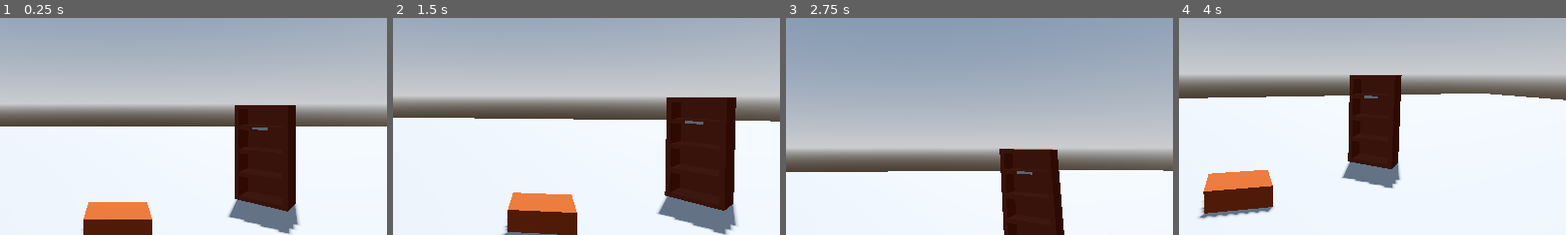
Above: before the commit, frames 1-4 (left to right).
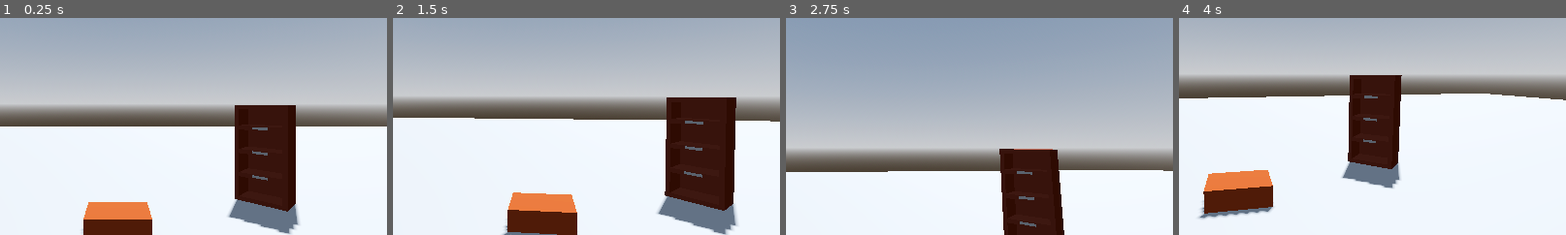
Above: after the commit, the same moments.

Repository: AJaxx86/make-anything-jam-26
Game: Godot game, scene res://world.tscn
Two runs of this game, one before a commit and one after it. Both use one fixed random seed, a clock stepped at 60 frames per second and the inputs below. The project has no main scene, so this scene is started directly.
Inputs (mouse positions are % of the whole screen's width and height, from its top left):
- Up to frame 1 (0.25 s): no input
- Up to frame 2 (1.5 s): tap Enter at 0.5 s; move the mouse to (72, 45) at 0.52 s; press the mouse at (72, 45) at 0.53 s; move the mouse to (30, 55) at 1.27 s; release the mouse at (30, 55) at 1.28 s; click (30, 55) at 1.35 s
- Up to frame 3 (2.75 s): move the mouse to (60, 28) at 2.02 s; press the mouse at (60, 28) at 2.03 s
- Up to frame 4 (4 s): tap Space at 2.75 s; move the mouse to (45, 70) at 2.77 s; release the mouse at (45, 70) at 2.78 s; click (45, 70) at 2.85 s; move the mouse to (80, 65) at 3.52 s; press the mouse at (80, 65) at 3.53 s
The pictures show only the part of the screen within x 35-85%, y 30-80%; the shares and areas given below are measured in that part.

The runs differ from the first frame. In frame 1, less than 0.1% of the frame differs, in the area x 65-70%, y 61-75%; in frame 2, 0.1%, in the area x 75-80%, y 58-74%; in frame 3, 0.1%; in frame 4, less than 0.1%.

Commit message:
added more labels

Diff:
--- a/bookshelf.tscn
+++ b/bookshelf.tscn
@@ -94,3 +94,35 @@
 
 [node name="Marker3D" type="Marker3D" parent="Labels/Label" unique_id=1115260311]
 transform = Transform3D(1, 0, 0, 0, 1, 0, 0, 0, 1, 0, 0, 0.39858916)
+
+[node name="Label2" type="Area3D" parent="Labels" unique_id=1468983417 node_paths=PackedStringArray("required_parent", "camera_marker")]
+transform = Transform3D(0.99999964, 0, 0, 0, 1, 0, 0, 0, 0.99999964, 0, 0.03482002, 0.2937698)
+script = ExtResource("1_bhfym")
+required_parent = NodePath("../..")
+camera_marker = NodePath("Marker3D")
+camera_fov = 35.0
+
+[node name="MeshInstance3D" type="MeshInstance3D" parent="Labels/Label2" unique_id=67630361]
+mesh = SubResource("BoxMesh_c1t0j")
+
+[node name="CollisionShape3D" type="CollisionShape3D" parent="Labels/Label2" unique_id=1583108524]
+shape = SubResource("BoxShape3D_dmqdl")
+
+[node name="Marker3D" type="Marker3D" parent="Labels/Label2" unique_id=536256800]
+transform = Transform3D(1, 0, 0, 0, 1, 0, 0, 0, 1, 0, 0, 0.39858916)
+
+[node name="Label3" type="Area3D" parent="Labels" unique_id=863989172 node_paths=PackedStringArray("required_parent", "camera_marker")]
+transform = Transform3D(0.9999996, 0, 0, 0, 1, 0, 0, 0, 0.9999996, 0, -0.4544162, 0.29376978)
+script = ExtResource("1_bhfym")
+required_parent = NodePath("../..")
+camera_marker = NodePath("Marker3D")
+camera_fov = 35.0
+
+[node name="MeshInstance3D" type="MeshInstance3D" parent="Labels/Label3" unique_id=461307412]
+mesh = SubResource("BoxMesh_c1t0j")
+
+[node name="CollisionShape3D" type="CollisionShape3D" parent="Labels/Label3" unique_id=424655680]
+shape = SubResource("BoxShape3D_dmqdl")
+
+[node name="Marker3D" type="Marker3D" parent="Labels/Label3" unique_id=1176253396]
+transform = Transform3D(1, 0, 0, 0, 1, 0, 0, 0, 1, 0, 0, 0.39858916)
--- a/interactable.gd
+++ b/interactable.gd
@@ -1,8 +1,8 @@
 class_name Interactable extends Area3D
 
-## If camera_marker is null, make sure to check that camera_pos isn't Vector3.ZERO before moving the camera
 signal Activate(caller: Interactable, camera_marker: Marker3D, camera_fov: float, open_ui: Control)
 
+## Prevents this interactable from being selected unless it's parent is selected first.
 @export var required_parent: Interactable = null
 @export var camera_marker: Marker3D = null
 @export_range(10.0, 100.0, 01.0) var camera_fov: float = 75.0
--- a/player_cam.gd
+++ b/player_cam.gd
@@ -89,7 +89,6 @@
 		state_position = camera_marker.global_position
 		state_basis = camera_marker.global_transform.basis.orthonormalized()
 
-	# If we are going back to the immediately previous interactable, just pop instead of pushing a duplicate.
 	if _position_history.size() >= 2:
 		var previous_state := _position_history[_position_history.size() - 2]
 		var previous_interactable := previous_state.get("interactable", null) as Interactable
